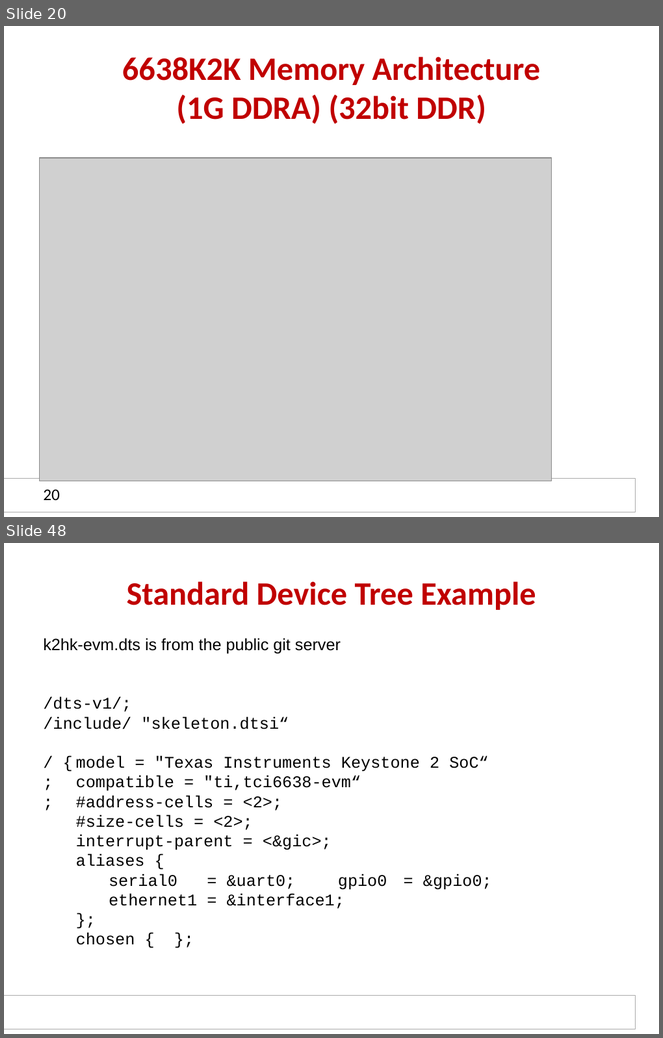
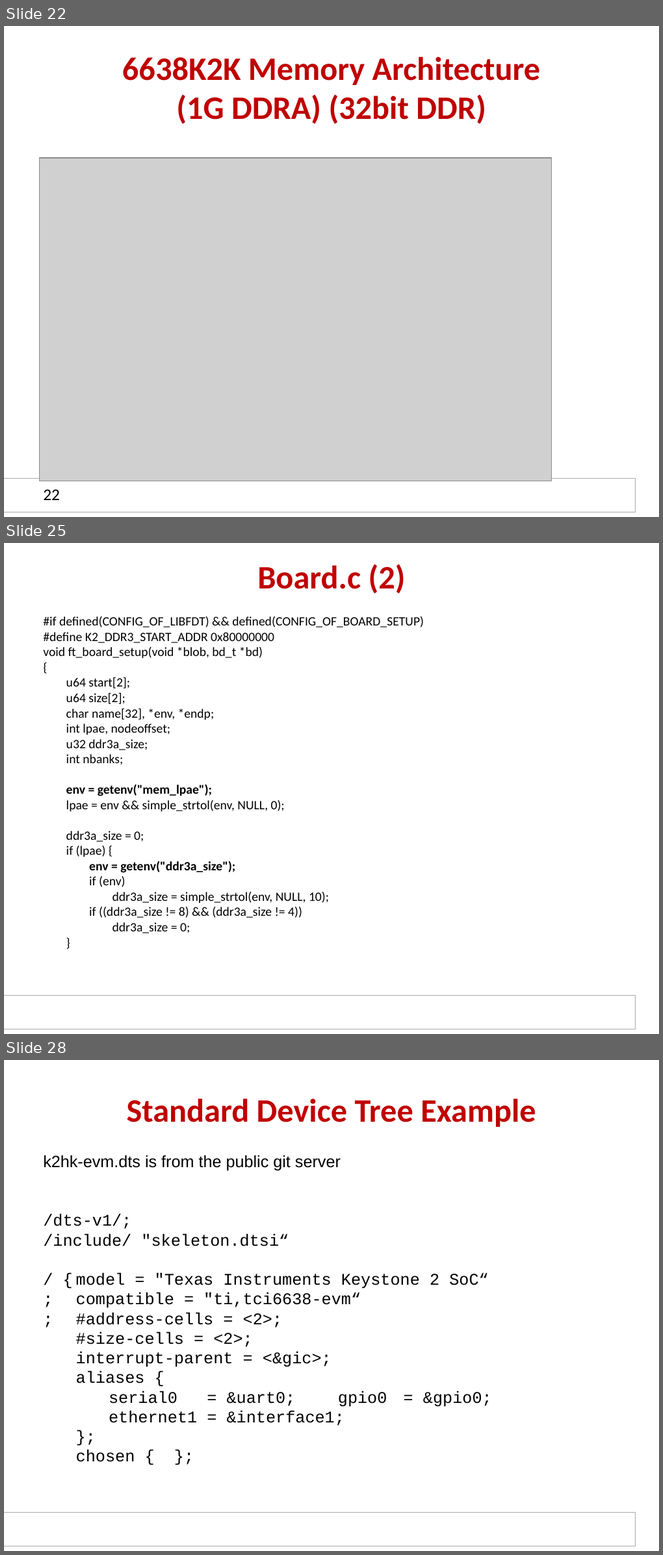
Before and after one commit to hari1989/keystone-workshop, a slide deck: slides/KeyStone ARM DSP.pptx. Shown one above the other, each under a label of ours: slides 20 and 48 before the commit, slides 22, 25 and 28 after it; the slides between them are not shown. The pictures are 663x1038 and 663x1555 pixels, drawn with LibreOffice and Linux fonts; fonts in the diff are those of the drawing; grey boxes stand for pictures; background and template pictures are left out. Boxes give left, top, right and bottom in pixels: in the first picture for what was removed or moved away, otherwise in the second. Text is boxed around its words. In the diff, an @@ line names an element or a change of style, - is before the commit and + after.

```diff
--- a/slides/KeyStone ARM DSP.pptx
+++ b/slides/KeyStone ARM DSP.pptx
@@ slide 25 added at bbox=[4, 543, 659, 1034], background #FFFFFF; not listed: 1 template element that a slide beside it also shows @@
@@ title added at bbox=[258, 564, 406, 594], 36 pt, text #C00000, bold @@
+Board.c (2)
@@ text added at bbox=[43, 616, 424, 934], 14 pt, text #000000 @@
+#if defined(CONFIG_OF_LIBFDT) && defined(CONFIG_OF_BOARD_SETUP)
+#define K2_DDR3_START_ADDR 0x80000000
+void ft_board_setup(void *blob, bd_t *bd)
+{
+u64 start[2];
+u64 size[2];
+char name[32], *env, *endp;
+int lpae, nodeoffset;
+u32 ddr3a_size;
+int nbanks;
+env = getenv("mem_lpae");
+lpae = env && simple_strtol(env, NULL, 0);
+ddr3a_size = 0;
+if (lpae) {
+env = getenv("ddr3a_size");
+if (env)
+ddr3a_size = simple_strtol(env, NULL, 10);
+if ((ddr3a_size != 8) && (ddr3a_size != 4))
+ddr3a_size = 0;
+}
@@ what was slide 20 is now slide 22 @@
@@ page number at bbox=[43, 489, 60, 500]: text changed @@
-20
+22
@@ what was slide 48 is now slide 28 @@
```
Also in this commit, not shown: 6 slides changed, 3 other slides added, 9 slides removed.
